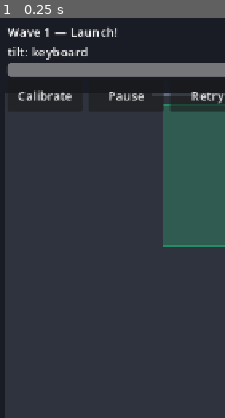
Above: before the commit, frame 1.
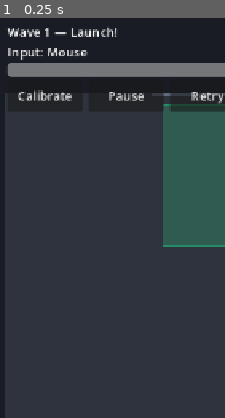
Above: after the commit, the same moment.

Repository: mhaiprojects/Spinning-Top-Maze
Game: Godot game, scene res://scenes/main.tscn
The game is run twice, just before and just after one commit, with the same random seed, the same clock (stepped at 60 frames per second) and the same inputs.
Inputs:
- Up to frame 1 (0.25 s): no input
The pictures show only the part of the screen within x 0-50%, y 0-50%; the shares and areas given below are measured in that part.

The runs differ from the first frame. In frame 1, 0.5% of the frame differs, in the area x 3-40%, y 7-11%.

Commit message:
2026-11-18 21:56 AEDT: TiltInput autoload with selectable input modes
Refactor autoload to drive Mouse, Keyboard, Drag, and Tilt with keyboard
override, tilt timeout fallback, settings persistence, and test steer hook.
Top passes world position each physics frame for mouse targeting.

Co-authored-by: Cursor <cursoragent@cursor.com>

Diff:
--- a/scripts/spinning_top.gd
+++ b/scripts/spinning_top.gd
@@ -49,6 +49,9 @@
 	if spin_power <= 0.0:
 		_begin_fall()
 		return
+	var tin: Node = get_tree().root.get_node_or_null("TiltInput")
+	if tin and tin.has_method("set_top_world_position"):
+		tin.call("set_top_world_position", global_position)
 	var tilt: Vector2 = _tilt_vector()
 	if tilt.length_squared() > 0.0001:
 		apply_central_force(tilt * STEER_FORCE * (0.35 + 0.65 * spin_power / 100.0))
--- a/scripts/tilt_input.gd
+++ b/scripts/tilt_input.gd
@@ -1,56 +1,269 @@
 extends Node
-## Device tilt, keyboard, and drag steering with calibration.
-
-enum Status { UNAVAILABLE, DENIED, KEYBOARD, SENSOR, DRAG }
-
-const DEADZONE := 0.08
+## Four-mode steering: mouse, keyboard, drag, tilt (+ keyboard override always).
+
 const SMOOTH := 0.18
-const DRAG_SCALE := 0.004
-const DRAG_MAX := 1.0
-
-var status: Status = Status.KEYBOARD
-var _raw := Vector2.ZERO
+const TILT_TIMEOUT_SEC := 1.5
+
+var _settings_path := "user://settings.cfg"
+var _selected_mode: int = InputModes.Mode.MOUSE
+var _effective_mode: int = InputModes.Mode.MOUSE
 var _smooth := Vector2.ZERO
 var _cal_offset := Vector2.ZERO
+var _raw_tilt := Vector2.ZERO
+var _tilt_live := false
+var _tilt_denied := false
+var _tilt_watch := 0.0
+var _fallback_msg := ""
+
+var _top_world := Vector2.ZERO
+var _cursor_world := Vector2.ZERO
+
 var _drag_active := false
 var _drag_origin := Vector2.ZERO
-var _drag_vec := Vector2.ZERO
-var _keyboard := Vector2.ZERO
+var _drag_pointer := Vector2.ZERO
+
+var _steer_blocked := false
 var _web_installed := false
-var _web_poll_ready := false
+var _test_steer: Variant = null
+
+signal mode_changed(selected: int, effective: int)
+signal fallback_message(text: String)
 
 
 func _ready() -> void:
 	_load_calibration()
+	_load_mode()
 	if OS.has_feature("web"):
 		_install_web_tilt()
+	if _selected_mode == InputModes.Mode.TILT:
+		_begin_tilt_watch()
+
+
+func set_settings_path(path: String) -> void:
+	_settings_path = path
+
+
+func settings_path() -> String:
+	return _settings_path
+
+
+func _load_mode() -> void:
+	var saved: int = InputModes.load_mode(_settings_path)
+	if saved >= 0:
+		_set_selected_mode(saved, false)
+	else:
+		var touch: bool = InputModes.is_touch_device()
+		var sensor: bool = InputModes.native_accel_available()
+		_set_selected_mode(InputModes.default_mode(touch, sensor), false)
+
+
+func _save_mode() -> void:
+	InputModes.save_mode(_settings_path, _selected_mode)
+
+
+func selected_mode() -> int:
+	return _selected_mode
+
+
+func effective_mode() -> int:
+	return _effective_mode
+
+
+func cycle_mode() -> void:
+	_set_selected_mode(InputModes.next_mode(_selected_mode), true)
+
+
+func set_mode(mode: int) -> void:
+	if not InputModes.ORDER.has(mode):
+		return
+	_set_selected_mode(mode, true)
+
+
+func _set_selected_mode(mode: int, persist: bool) -> void:
+	_selected_mode = mode
+	_effective_mode = mode
+	_fallback_msg = ""
+	if mode == InputModes.Mode.TILT:
+		_begin_tilt_watch()
+		if OS.has_feature("web"):
+			request_web_permission()
+	else:
+		_tilt_watch = 0.0
+	if persist:
+		_save_mode()
+	mode_changed.emit(_selected_mode, _effective_mode)
+
+
+func _begin_tilt_watch() -> void:
+	_tilt_watch = TILT_TIMEOUT_SEC
+	_tilt_live = false
+	_tilt_denied = false
+
+
+func _process(delta: float) -> void:
+	if _selected_mode == InputModes.Mode.TILT or _effective_mode == InputModes.Mode.TILT:
+		_poll_tilt_sources(delta)
+		_maybe_tilt_fallback(delta)
+	_update_cursor_world()
+	_refresh_effective_from_selection()
+
+
+func _refresh_effective_from_selection() -> void:
+	if _selected_mode != InputModes.Mode.TILT:
+		_effective_mode = _selected_mode
+		return
+	if _fallback_msg != "":
+		_effective_mode = InputModes.tilt_fallback_mode(InputModes.is_touch_device())
+	else:
+		_effective_mode = InputModes.Mode.TILT
+
+
+func _maybe_tilt_fallback(delta: float) -> void:
+	if _selected_mode != InputModes.Mode.TILT:
+		return
+	if _tilt_denied:
+		_apply_fallback("Tilt unavailable — using %s" % InputModes.mode_name(InputModes.tilt_fallback_mode(InputModes.is_touch_device())))
+		return
+	if _tilt_live:
+		_tilt_watch = 0.0
+		_fallback_msg = ""
+		return
+	if _tilt_watch <= 0.0:
+		return
+	_tilt_watch -= delta
+	if _tilt_watch <= 0.0:
+		_apply_fallback("Tilt unavailable — using %s" % InputModes.mode_name(InputModes.tilt_fallback_mode(InputModes.is_touch_device())))
+
+
+func _apply_fallback(msg: String) -> void:
+	if _fallback_msg == msg:
+		return
+	_fallback_msg = msg
+	fallback_message.emit(msg)
+	mode_changed.emit(_selected_mode, _effective_mode)
+
+
+func set_top_world_position(pos: Vector2) -> void:
+	_top_world = pos
+
+
+func set_steer_blocked(blocked: bool) -> void:
+	_steer_blocked = blocked
+	if blocked:
+		_drag_active = false
+		_notify_drag_overlay(false)
+
+
+func set_test_steer_vector(v: Vector2) -> void:
+	_test_steer = v
+
+
+func clear_test_steer_vector() -> void:
+	_test_steer = null
+
+
+func get_steer_vector() -> Vector2:
+	if _test_steer is Vector2:
+		return _test_steer as Vector2
+	var kb: Vector2 = InputModes.steer_keyboard(
+		Input.is_key_pressed(KEY_LEFT) or Input.is_key_pressed(KEY_A),
+		Input.is_key_pressed(KEY_RIGHT) or Input.is_key_pressed(KEY_D),
+		Input.is_key_pressed(KEY_UP) or Input.is_key_pressed(KEY_W),
+		Input.is_key_pressed(KEY_DOWN) or Input.is_key_pressed(KEY_S)
+	)
+	if kb.length_squared() > 0.0001:
+		_smooth = _smooth.lerp(kb, SMOOTH)
+		return _smooth
+
+	var base := Vector2.ZERO
+	match _effective_mode:
+		InputModes.Mode.MOUSE:
+			base = InputModes.steer_mouse(_cursor_world, _top_world)
+		InputModes.Mode.KEYBOARD:
+			base = Vector2.ZERO
+		InputModes.Mode.DRAG:
+			base = InputModes.steer_drag(_drag_pointer, _drag_origin, _drag_active and not _steer_blocked)
+		InputModes.Mode.TILT:
+			var oriented: Vector2 = _raw_tilt
+			base = InputModes.steer_tilt(_raw_tilt, _cal_offset, oriented)
+
+	_smooth = _smooth.lerp(base, SMOOTH)
+	return _smooth
+
+
+func get_tilt_vector() -> Vector2:
+	return get_steer_vector()
+
+
+func status_text() -> String:
+	var label: String = "Input: %s" % InputModes.mode_name(_selected_mode)
+	if _selected_mode == InputModes.Mode.TILT and _fallback_msg != "":
+		label += " (steer: %s)" % InputModes.mode_name(_effective_mode)
+	elif _selected_mode == InputModes.Mode.TILT and _tilt_denied:
+		label += " (denied)"
+	elif _selected_mode == InputModes.Mode.TILT and _tilt_live:
+		label += " (on)"
+	return label
+
+
+func calibrate_zero() -> void:
+	_cal_offset = _raw_tilt
+	_save_calibration()
+
+
+func handle_input(event: InputEvent) -> void:
+	if _steer_blocked or _effective_mode != InputModes.Mode.DRAG:
+		return
+
+	if event is InputEventScreenTouch:
+		if event.pressed:
+			_drag_active = true
+			_drag_origin = event.position
+			_drag_pointer = event.position
+			_notify_drag_overlay(true)
+		else:
+			_drag_active = false
+			_notify_drag_overlay(false)
+	elif event is InputEventScreenDrag:
+		if _drag_active:
+			_drag_pointer = event.position
+			_notify_drag_overlay(true)
+	elif event is InputEventMouseButton and event.button_index == MOUSE_BUTTON_LEFT:
+		if event.pressed:
+			_drag_active = true
+			_drag_origin = event.position
+			_drag_pointer = event.position
+			_notify_drag_overlay(true)
+		else:
+			_drag_active = false
+			_notify_drag_overlay(false)
+	elif event is InputEventMouseMotion and _drag_active and Input.is_mouse_button_pressed(MOUSE_BUTTON_LEFT):
+		_drag_pointer = event.position
+		_notify_drag_overlay(true)
+
+
+func keyboard_override_from_arrows() -> Vector2:
+	return InputModes.steer_keyboard(
+		Input.is_key_pressed(KEY_LEFT) or Input.is_key_pressed(KEY_A),
+		Input.is_key_pressed(KEY_RIGHT) or Input.is_key_pressed(KEY_D),
+		Input.is_key_pressed(KEY_UP) or Input.is_key_pressed(KEY_W),
+		Input.is_key_pressed(KEY_DOWN) or Input.is_key_pressed(KEY_S)
+	)
+
+
+func _update_cursor_world() -> void:
+	var vp: Viewport = get_viewport()
+	if vp == null:
+		return
+	var canvas: Transform2D = vp.get_canvas_transform()
+	_cursor_world = canvas.affine_inverse() * vp.get_mouse_position()
+
+
+func _poll_tilt_sources(_delta: float) -> void:
+	if OS.has_feature("web"):
+		_poll_web_tilt()
 	else:
 		_poll_native_accel()
-
-
-func _process(_delta: float) -> void:
-	_poll_keyboard()
-	if OS.has_feature("web") and _web_poll_ready:
-		_poll_web_tilt()
-	elif not OS.has_feature("web"):
-		_poll_native_accel()
-	_update_status()
-
-
-func _poll_keyboard() -> void:
-	var k := Vector2.ZERO
-	if Input.is_key_pressed(KEY_LEFT) or Input.is_key_pressed(KEY_A):
-		k.x -= 1.0
-	if Input.is_key_pressed(KEY_RIGHT) or Input.is_key_pressed(KEY_D):
-		k.x += 1.0
-	if Input.is_key_pressed(KEY_UP) or Input.is_key_pressed(KEY_W):
-		k.y -= 1.0
-	if Input.is_key_pressed(KEY_DOWN) or Input.is_key_pressed(KEY_S):
-		k.y += 1.0
-	if k.length_squared() > 0.0:
-		_keyboard = k.normalized()
-	else:
-		_keyboard = Vector2.ZERO
 
 
 func _poll_native_accel() -> void:
@@ -59,8 +272,8 @@
 		return
 	var v := Vector2(a.x, a.y)
 	if v.length() > 0.001:
-		_raw = _apply_screen_rotation(v.normalized())
-		status = Status.SENSOR
+		_raw_tilt = InputModes.rotate_for_screen(v.normalized(), float(DisplayServer.screen_get_orientation()))
+		_tilt_live = true
 
 
 func _install_web_tilt() -> void:
@@ -71,9 +284,7 @@
 	  if (window.stmTilt) return;
 	  window.stmTilt = { beta: 0, gamma: 0, ax: 0, ay: 0, ok: false, denied: false };
 	  function upd(b,g){ window.stmTilt.beta = b||0; window.stmTilt.gamma = g||0; window.stmTilt.ok = true; }
-	  window.addEventListener('deviceorientation', function(e){
-	    upd(e.beta, e.gamma);
-	  }, true);
+	  window.addEventListener('deviceorientation', function(e){ upd(e.beta, e.gamma); }, true);
 	  window.addEventListener('devicemotion', function(e){
 	    var a = e.accelerationIncludingGravity;
 	    if (a) { window.stmTilt.ax = a.x||0; window.stmTilt.ay = a.y||0; }
@@ -107,7 +318,6 @@
 	"""
 	JavaScriptBridge.eval(js, true)
 	_web_installed = true
-	_web_poll_ready = true
 
 
 func request_web_permission() -> void:
@@ -128,7 +338,7 @@
 		return
 	var d: Dictionary = parsed
 	if d.get("denied", false):
-		status = Status.DENIED
+		_tilt_denied = true
 		return
 	var v := Vector2.ZERO
 	if absf(float(d.get("gamma", 0.0))) > 0.01 or absf(float(d.get("beta", 0.0))) > 0.01:
@@ -136,99 +346,20 @@
 	elif absf(float(d.get("ax", 0.0))) > 0.01:
 		v = Vector2(float(d.get("ax", 0.0)) / 9.8, float(d.get("ay", 0.0)) / 9.8)
 	if v.length() > 0.01:
-		_raw = _apply_screen_rotation(v.normalized())
-		if d.get("ok", false):
-			status = Status.SENSOR
-
-
-func _apply_screen_rotation(v: Vector2) -> Vector2:
-	var angle_deg: int = DisplayServer.screen_get_orientation()
-	var rad: float = deg_to_rad(float(angle_deg))
-	var c: float = cos(rad)
-	var s: float = sin(rad)
-	return Vector2(v.x * c - v.y * s, v.x * s + v.y * c)
-
-
-func _update_status() -> void:
-	if _keyboard.length_squared() > 0.0001:
-		status = Status.KEYBOARD
-	elif _drag_active and _drag_vec.length_squared() > 0.0001:
-		status = Status.DRAG
-	elif _raw.length_squared() < 0.0001 and status == Status.SENSOR:
-		status = Status.KEYBOARD
-
-
-func get_tilt_vector() -> Vector2:
-	var base := Vector2.ZERO
-	if _keyboard.length_squared() > 0.0001:
-		base = _keyboard.normalized()
-	elif _raw.length_squared() > 0.0001:
-		base = (_raw - _cal_offset)
-		if base.length() > 1.0:
-			base = base.normalized()
-	elif _drag_active:
-		base = _drag_vec
-	_apply_deadzone(base)
-	_smooth = _smooth.lerp(base, SMOOTH)
-	return _smooth
-
-
-func _apply_deadzone(v: Vector2) -> void:
-	if v.length() < DEADZONE:
-		v = Vector2.ZERO
-	else:
-		var t: float = (v.length() - DEADZONE) / (1.0 - DEADZONE)
-		v = v.normalized() * clampf(t, 0.0, 1.0)
-
-
-func status_text() -> String:
-	match status:
-		Status.SENSOR:
-			return "tilt: on"
-		Status.DENIED:
-			return "tilt: denied"
-		Status.UNAVAILABLE:
-			return "tilt: unavailable"
-		Status.DRAG:
-			return "tilt: drag"
-		_:
-			return "tilt: keyboard"
-
-
-func calibrate_zero() -> void:
-	_cal_offset = _raw
-	_save_calibration()
-
-
-func handle_input(event: InputEvent) -> void:
-	if event is InputEventScreenTouch:
-		if event.pressed:
-			_drag_active = true
-			_drag_origin = event.position
-			_drag_vec = Vector2.ZERO
-		else:
-			_drag_active = false
-			_drag_vec = Vector2.ZERO
-	elif event is InputEventScreenDrag and _drag_active:
-		var d: Vector2 = (event.position - _drag_origin) * DRAG_SCALE
-		_drag_vec = Vector2(
-			clampf(d.x, -DRAG_MAX, DRAG_MAX),
-			clampf(d.y, -DRAG_MAX, DRAG_MAX)
-		)
-	elif event is InputEventMouseButton and event.button_index == MOUSE_BUTTON_LEFT:
-		if event.pressed:
-			_drag_active = true
-			_drag_origin = event.position
-		else:
-			_drag_active = false
-			_drag_vec = Vector2.ZERO
-	elif event is InputEventMouseMotion and _drag_active and Input.is_mouse_button_pressed(MOUSE_BUTTON_LEFT):
-		var md: Vector2 = (event.position - _drag_origin) * DRAG_SCALE
-		_drag_vec = Vector2(clampf(md.x, -DRAG_MAX, DRAG_MAX), clampf(md.y, -DRAG_MAX, DRAG_MAX))
-
-
-func keyboard_override_from_arrows() -> Vector2:
-	return _keyboard
+		_raw_tilt = InputModes.rotate_for_screen(v.normalized(), float(DisplayServer.screen_get_orientation()))
+		_tilt_live = true
+
+
+func _notify_drag_overlay(on: bool) -> void:
+	var stick: Node = get_node_or_null("/root/Main/DragStick")
+	if stick == null:
+		stick = get_tree().root.get_node_or_null("Main/DragStick")
+	if stick == null:
+		return
+	if on and stick.has_method("show_stick"):
+		stick.call("show_stick", _drag_origin, _drag_pointer)
+	elif not on and stick.has_method("hide_stick"):
+		stick.call("hide_stick")
 
 
 func _save_calibration() -> void:
